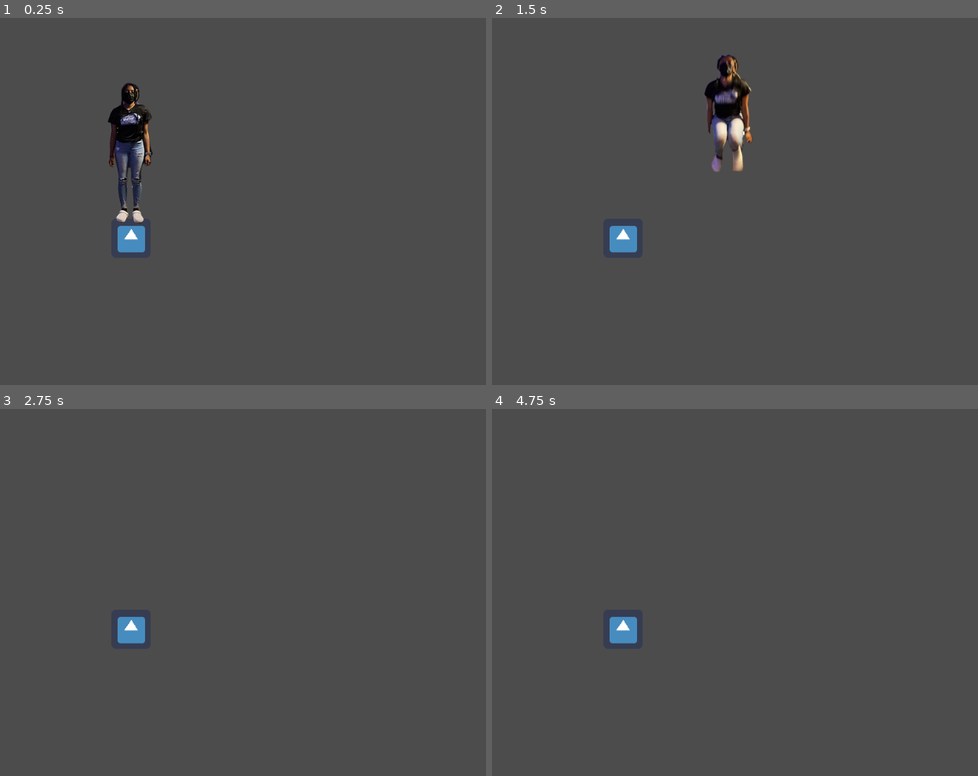
Above: before the commit, frames 1-4 (two rows, left to right).
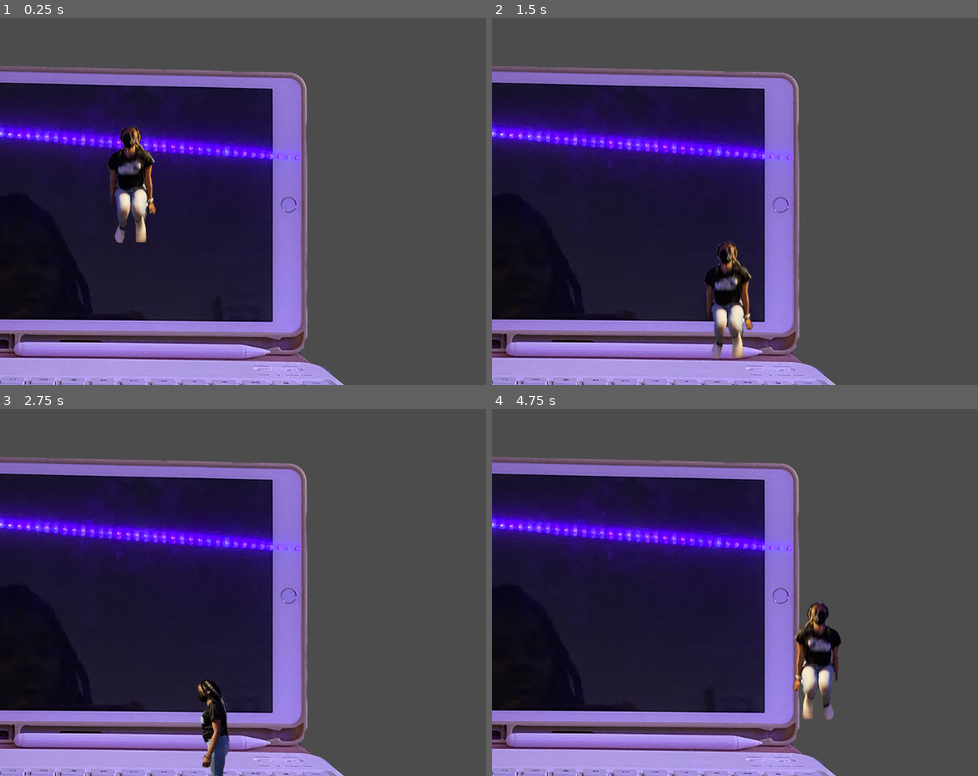
Above: after the commit, the same moments.

Repository: Gabbycl/AR218_Clay
Game: Godot game, scene res://Scene/Level1.tscn
Same seed, same stepped clock (60 frames per second), same inputs: the game is played once before the commit and once after it. The project has no main scene, so this scene is started directly. The engine's default icon, where the game draws it, is replaced by a stand-in: a white triangle on a blue panel in a dark square.
Inputs:
- Up to frame 1 (0.25 s): no input
- Up to frame 2 (1.5 s): hold D (right) from 0.53 s (still down); tap Space (jump) at 0.77 s
- Up to frame 3 (2.75 s): tap Space (jump) at 1.52 s; release D (right) at 2.03 s; hold A (left) from 2.03 s (still down)
- Up to frame 4 (4.75 s): release A (left) at 2.78 s; hold D (right) 2.78-4.28 s; tap Space (jump) at 3.02, 3.77, 4.52 s; hold A (left) from 4.28 s (still down)

The runs differ from the first frame. In frame 1, 54% of the frame differs, in the area x 0-71%, y 13-100%; in frame 2, 54%; in frame 3, 54%; in frame 4, 56%, in the area x 0-72%, y 13-100%.

Commit message:
Update

Diff:
--- a/PlatformGame/Scene/Level1.tscn
+++ b/PlatformGame/Scene/Level1.tscn
@@ -6,7 +6,7 @@
 [node name="Level1" type="Node2D"]
 
 [node name="Platform1" parent="." instance=ExtResource( 2 )]
-position = Vector2( 214, 360 )
+position = Vector2( 215, 358 )
 
 [node name="Player" parent="." instance=ExtResource( 1 )]
 position = Vector2( 211, 209 )
--- a/PlatformGame/Scene/Platform1.tscn
+++ b/PlatformGame/Scene/Platform1.tscn
@@ -1,9 +1,9 @@
 [gd_scene load_steps=3 format=2]
 
-[ext_resource path="res://icon.png" type="Texture" id=1]
+[ext_resource path="res://Sprites/Keyboard_Sprite.png" type="Texture" id=1]
 
 [sub_resource type="RectangleShape2D" id=1]
-extents = Vector2( 29, 30 )
+extents = Vector2( 451.706, 46.0126 )
 
 [node name="Platform1" type="StaticBody2D"]
 
@@ -11,4 +11,6 @@
 texture = ExtResource( 1 )
 
 [node name="CollisionShape2D" type="CollisionShape2D" parent="."]
+position = Vector2( 3.87463, 362.384 )
 shape = SubResource( 1 )
+one_way_collision = true
Not shown, added: PlatformGame/Sprites/Keyboard_Sprite.png.import
